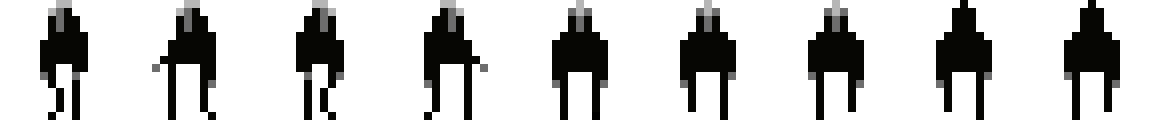
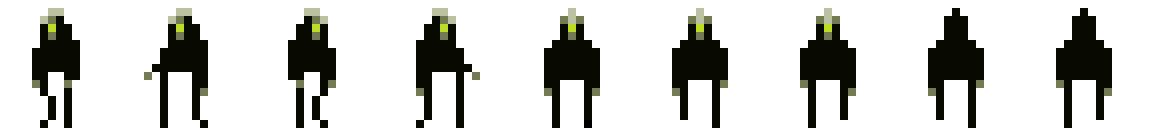
The second 1152 x 128 image is a revision of the first. Changes to its layers:
hid "walk_down_2 copy" over [1064, 0, 1120, 120]
hid "walk_down_2" over [808, 0, 864, 120]
hid "walk_down_1 copy" over [936, 0, 992, 120]
hid "walk_down_1" over [680, 0, 736, 120]
hid "standing" over [552, 0, 608, 120]
hid "walkleft2 copy" over [424, 0, 488, 120]
added layer "Layer 1" above "walkleft1 copy" over [32, 8, 1112, 128]
hid "walkleft1 copy" over [296, 0, 344, 120]
hid "walkleft2" over [152, 0, 216, 120]
hid "walkleft1" over [40, 0, 88, 120]
